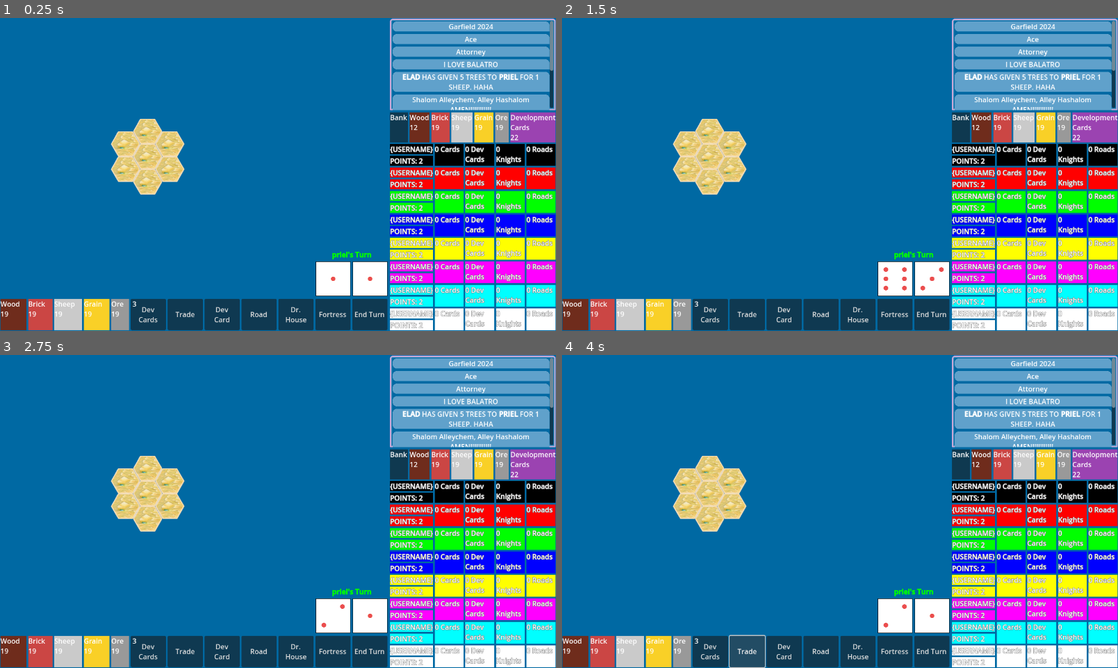
Above: before the commit, frames 1-4 (two rows, left to right).
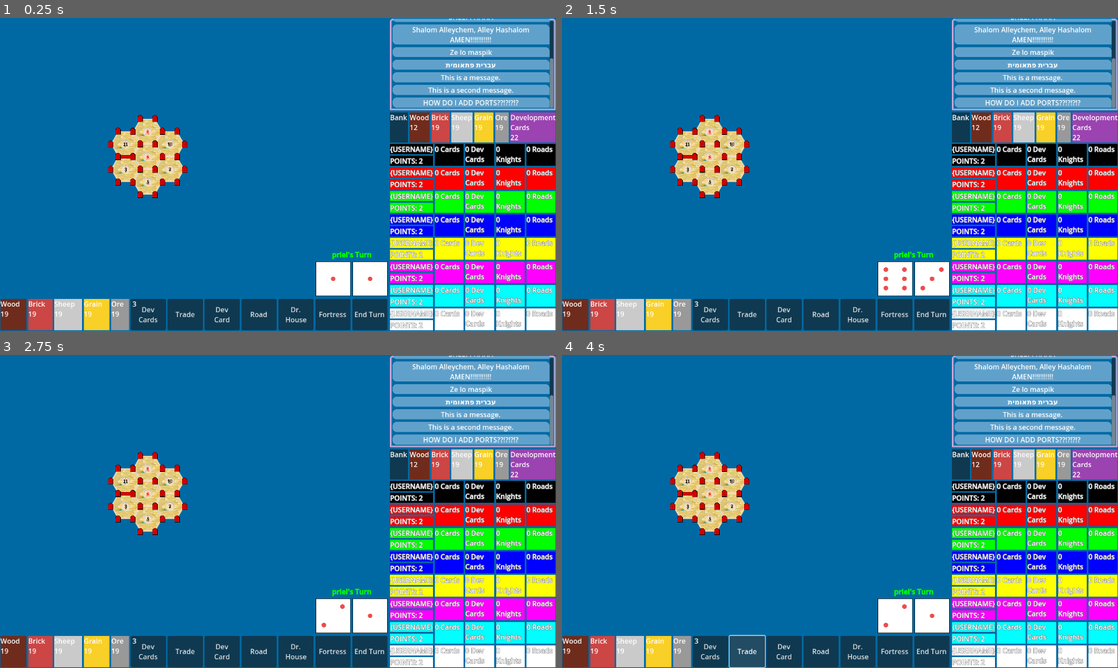
Above: after the commit, the same moments.

Repository: C0dot/Settlers-Of-Persia
Game: Godot game, scene res://main_game.tscn
Two runs of this game, one before a commit and one after it. Both use one fixed random seed, a clock stepped at 60 frames per second and the inputs below.
Inputs (mouse positions are in pixels of both pictures, inside the frame that each line leads up to):
- Up to frame 1 (0.25 s): no input
- Up to frame 2 (1.5 s): click (701, 143) at 0.52 s; click (895, 277) at 1.25 s
- Up to frame 3 (2.75 s): click (372, 614) at 2 s
- Up to frame 4 (4 s): click "Dev Cards" at 2.75 s; click "Trade" at 3.5 s

The runs differ from the first frame. In frame 1, 4.3% of the frame differs, in the area x 19-100%, y 0-58%; in frame 2, 4.3%; in frame 3, 4.3%; in frame 4, 4.3%.

Commit message:
added a building layer, sick! overlap still exist :(

Diff:
--- /dev/null
+++ b/building_layer.gd
@@ -0,0 +1,50 @@
+extends Node2D
+
+@onready var resource_tiles: TileMapLayer = $"../ResourceTiles"
+const HOUSE_TILE = preload("res://house_tile.tscn")
+var instance: Node
+
+const HEX_RADIUS = 34
+const TEXTURE_CENTERING_OFFSET:Vector2 = Vector2(12.8,12.8)
+var positions_offsets: Array = [
+	Vector2(cos(deg_to_rad(0)), sin(deg_to_rad(0))),
+	Vector2(cos(deg_to_rad(60)), sin(deg_to_rad(60))),
+	Vector2(cos(deg_to_rad(120)), sin(deg_to_rad(120))),
+	Vector2(cos(deg_to_rad(180)), sin(deg_to_rad(180))),
+	Vector2(cos(deg_to_rad(240)), sin(deg_to_rad(240))),
+	Vector2(cos(deg_to_rad(300)), sin(deg_to_rad(300))),
+].map(func(v): return Vector2(v * HEX_RADIUS))
+
+var houses_positions : Array[Vector2i] = []
+
+var cells: Dictionary[Vector2i, Node] = {}
+
+func add_house(location, owner_id):
+	instance = HOUSE_TILE.instantiate()
+	instance.position = location
+	instance.owner_id = owner_id
+	add_child(instance)
+	cells[location] = instance
+	return instance
+
+func tile_sort(a: Vector2i, b: Vector2i) -> bool:
+	if a.x == b.x:
+		return a.y < b.y
+	return a.x < b.x
+
+
+func _ready() -> void:
+	var sorted_tiles = resource_tiles.get_used_cells()
+	sorted_tiles.sort_custom(tile_sort)
+
+	for tile in sorted_tiles:
+		print(tile)
+		var world_pos = resource_tiles.map_to_local(tile)
+		for position_offset in positions_offsets:
+			var house_pos = Vector2i(world_pos + position_offset - TEXTURE_CENTERING_OFFSET)
+			print(house_pos)
+			houses_positions.append(house_pos)
+	var first_position = houses_positions[0]
+
+	for house_pos in houses_positions:
+		add_house(house_pos,1)
--- /dev/null
+++ b/house_tile.gd
@@ -0,0 +1,14 @@
+extends TextureButton
+
+var fortress = preload("res://city.png")
+
+var owner_id: int = 0:
+	set(value):
+		self_modulate = Globals.player_colors[value % 8]
+		owner_id = value
+
+func switch_to_fortress() -> void:
+	texture_normal =  fortress
+
+func toggle_button(_toggle : bool) -> void:
+	disabled = !_toggle
--- /dev/null
+++ b/house_tile.tscn
@@ -0,0 +1,11 @@
+[gd_scene load_steps=3 format=3 uid="uid://dkd3snadarp4n"]
+
+[ext_resource type="Texture2D" uid="uid://cffgoym4nkis8" path="res://house.png" id="1_82kji"]
+[ext_resource type="Script" uid="uid://b0rgdi8s1t4s6" path="res://house_tile.gd" id="2_fba6e"]
+
+[node name="TextureButton" type="TextureButton"]
+offset_right = 40.0
+offset_bottom = 40.0
+scale = Vector2(0.1, 0.1)
+texture_normal = ExtResource("1_82kji")
+script = ExtResource("2_fba6e")
--- a/log.gd
+++ b/log.gd
@@ -1,11 +1,17 @@
 extends MarginContainer
 
 const MESSAGE = preload("res://message.tscn")
+
+@onready var MessageScrollContainer: ScrollContainer = $"ScrollContainer"
+@onready var message_board: VBoxContainer = %MessageBoard
+
 
 func post(message: String):
 	var instance = MESSAGE.instantiate()
 	instance.text = "[center]"+message+"[/center]"
 	%MessageBoard.add_child(instance)
+	await get_tree().process_frame
+	MessageScrollContainer.scroll_vertical = int(MessageScrollContainer.get_v_scroll_bar().max_value)
 
 
 func _on_mouse_entered() -> void:
--- a/map.tscn
+++ b/map.tscn
@@ -1,8 +1,9 @@
-[gd_scene load_steps=7 format=4 uid="uid://nf2u7qw5hb2s"]
+[gd_scene load_steps=8 format=4 uid="uid://nf2u7qw5hb2s"]
 
 [ext_resource type="Texture2D" uid="uid://6peiy050km77" path="res://pixelatedTileset68x58+4px-x_margin.png" id="1_c7s6e"]
 [ext_resource type="Texture2D" uid="uid://cdfigr588lmog" path="res://tokens_20x21+1px.png" id="1_wijl4"]
 [ext_resource type="Script" uid="uid://dd4crgvym00w1" path="res://road_layer.gd" id="4_p5pve"]
+[ext_resource type="Script" uid="uid://8i7v53nie1ne" path="res://building_layer.gd" id="4_urblq"]
 
 [sub_resource type="TileSetAtlasSource" id="TileSetAtlasSource_e0an3"]
 texture = ExtResource("1_wijl4")
@@ -61,7 +62,11 @@
 tile_set = SubResource("TileSet_e0an3")
 
 [node name="NumberTokens" type="TileMapLayer" parent="."]
+tile_map_data = PackedByteArray("AAAGAAUAAgAEAAAAAAAHAAQAAgAHAAAAAAAFAAQAAgAIAAAAAAAHAAUAAgAAAAAAAAAFAAUAAgABAAAAAAAGAAYAAgADAAAAAAAGAAQAAgAFAAAAAAA=")
 tile_set = SubResource("TileSet_e0an3")
 
 [node name="RoadLayer" type="Node2D" parent="."]
 script = ExtResource("4_p5pve")
+
+[node name="BuildingLayer" type="Node2D" parent="."]
+script = ExtResource("4_urblq")
--- /dev/null
+++ b/road.tscn
@@ -0,0 +1,8 @@
+[gd_scene load_steps=2 format=3 uid="uid://dsvy53pbcsfce"]
+
+[ext_resource type="Texture2D" uid="uid://0o43yv7tubh" path="res://road.png" id="1_x0d2t"]
+
+[node name="Sprite2D" type="Sprite2D"]
+rotation = 1.5708
+scale = Vector2(0.125, 0.125)
+texture = ExtResource("1_x0d2t")
--- a/road_layer.gd
+++ b/road_layer.gd
@@ -36,3 +36,4 @@
 		for position_modifier in [-1, 1]:
 			for tile_rotation in _data:
 				cells_data[Vector2i(resource_tiles.map_to_local(tile) + position_modifier*_data[tile_rotation])] = tile_rotation
+	add_road(cells_data.keys()[4],1)
Not shown, added: building_layer.gd.uid
Not shown, added: house_tile.gd.uid
Not shown, added: map.tscn2463001568.tmp
Not shown, added: map.tscn2472737859.tmp
